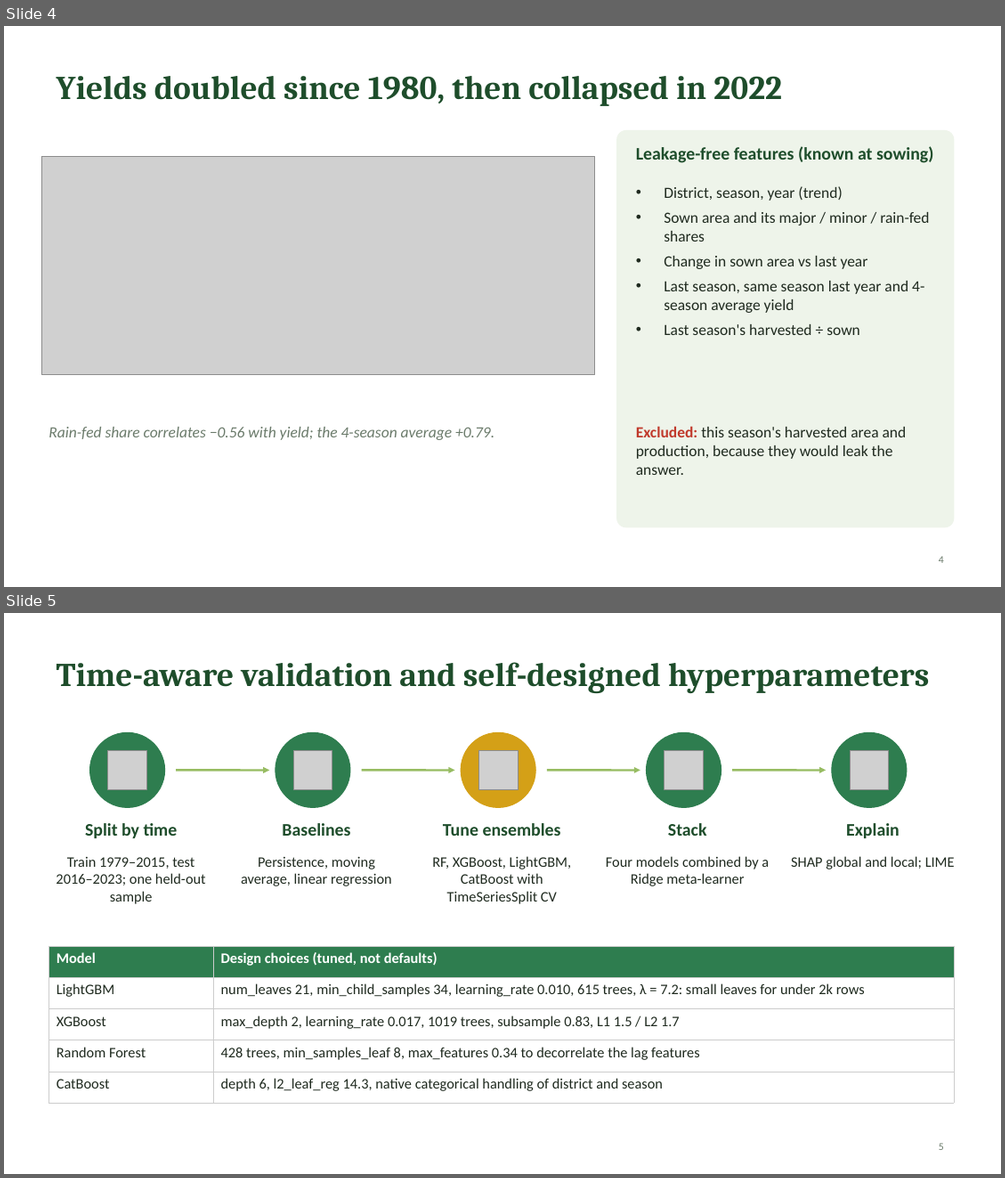
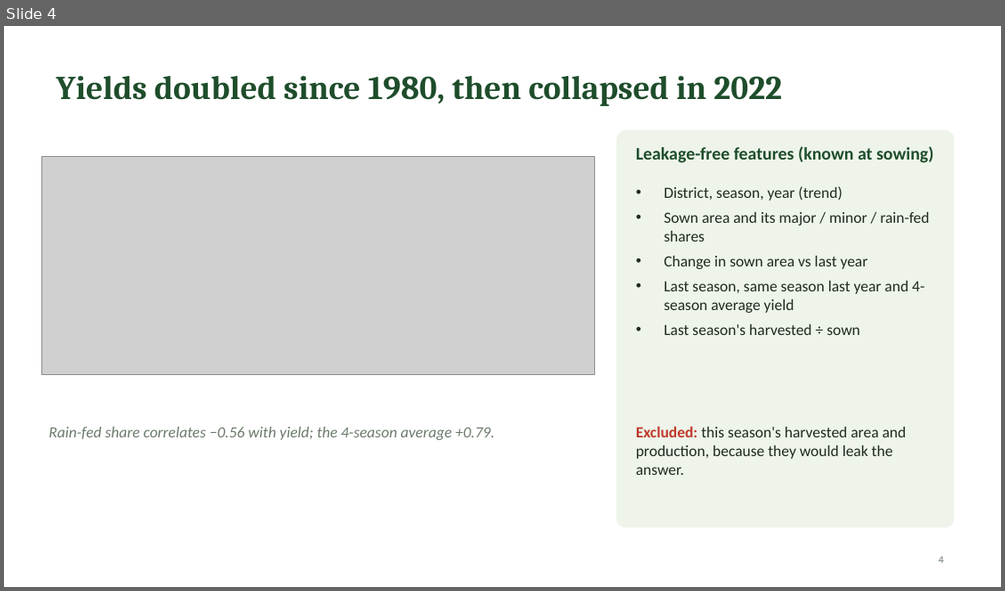
Before and after one commit to WarnaBuddhikaUom/paddy-yield-forecasting-sl, a slide deck: reports/Paddy_Yield_Forecasting_Slides.pptx. Shown one above the other, each under a label of ours: slides 4 and 5 before the commit, slide 4 after it. The pictures are 1005x1178 and 1005x591 pixels, drawn with LibreOffice and Linux fonts; fonts in the diff are those of the drawing; grey boxes stand for pictures. Boxes give left, top, right and bottom in pixels: in the first picture for what was removed or moved away, otherwise in the second. Text is boxed around its words. In the diff, an @@ line names an element or a change of style, - is before the commit and + after.

Commit message:
Update paddy yield forecasting model

```diff
--- a/reports/Paddy_Yield_Forecasting_Slides.pptx
+++ b/reports/Paddy_Yield_Forecasting_Slides.pptx
@@ slide 5 removed at <box>4,613,1001,1174</box>, background #FFFFFF @@
@@ title removed at <box>57,662,929,694</box> @@
-Time-aware validation and self-designed hyperparameters
@@ ellipse removed at <box>90,732,165,807</box> @@
@@ ellipse removed at <box>275,732,350,807</box> @@
@@ ellipse removed at <box>461,732,535,807</box> @@
@@ ellipse removed at <box>647,732,721,807</box> @@
@@ ellipse removed at <box>832,732,906,807</box> @@
@@ picture removed at <box>108,751,146,789</box> @@
@@ arrow removed from (176, 770) to (269, 770) @@
@@ picture removed at <box>293,751,332,789</box> @@
@@ arrow removed from (362, 770) to (455, 770) @@
@@ picture removed at <box>479,751,518,789</box> @@
@@ arrow removed from (547, 770) to (640, 770) @@
@@ picture removed at <box>664,751,704,789</box> @@
@@ arrow removed from (732, 770) to (825, 770) @@
@@ picture removed at <box>850,751,889,789</box> @@
@@ text removed at <box>85,823,178,838</box> @@
-Split by time
@@ text removed at <box>282,823,350,835</box> @@
-Baselines
@@ text removed at <box>443,823,561,835</box> @@
-Tune ensembles
@@ text removed at <box>668,823,707,835</box> @@
-Stack
@@ text removed at <box>846,823,899,838</box> @@
-Explain
@@ text removed at <box>56,857,206,904</box> @@
-Train 1979–2015, test 2016–2023; one held-out sample
@@ text removed at <box>241,857,392,886</box> @@
-Persistence, moving average, linear regression
@@ text removed at <box>432,856,572,904</box> @@
-RF, XGBoost, LightGBM, CatBoost with TimeSeriesSplit CV
@@ text removed at <box>606,856,769,886</box> @@
-Four models combined by a Ridge meta-learner
@@ text removed at <box>791,856,955,869</box> @@
-SHAP global and local; LIME
@@ table removed at <box>48,946,954,1094</box>, 5 rows, 2 columns @@
-Model | Design choices (tuned, not defaults)
-LightGBM | num_leaves 21, min_child_samples 34, learning_rate 0.010, 615 trees, λ = 7.2: small leaves for under 2k rows
-XGBoost | max_depth 2, learning_rate 0.017, 1019 trees, subsample 0.83, L1 1.5 / L2 1.7
-Random Forest | 428 trees, min_samples_leaf 8, max_features 0.34 to decorrelate the lag features
-CatBoost | depth 6, l2_leaf_reg 14.3, native categorical handling of district and season
@@ page number removed at <box>938,1143,944,1150</box> @@
-5
```
Also in this commit, not shown: 3 slides changed, 4 slides added, 3 other slides removed, 27 other files.
